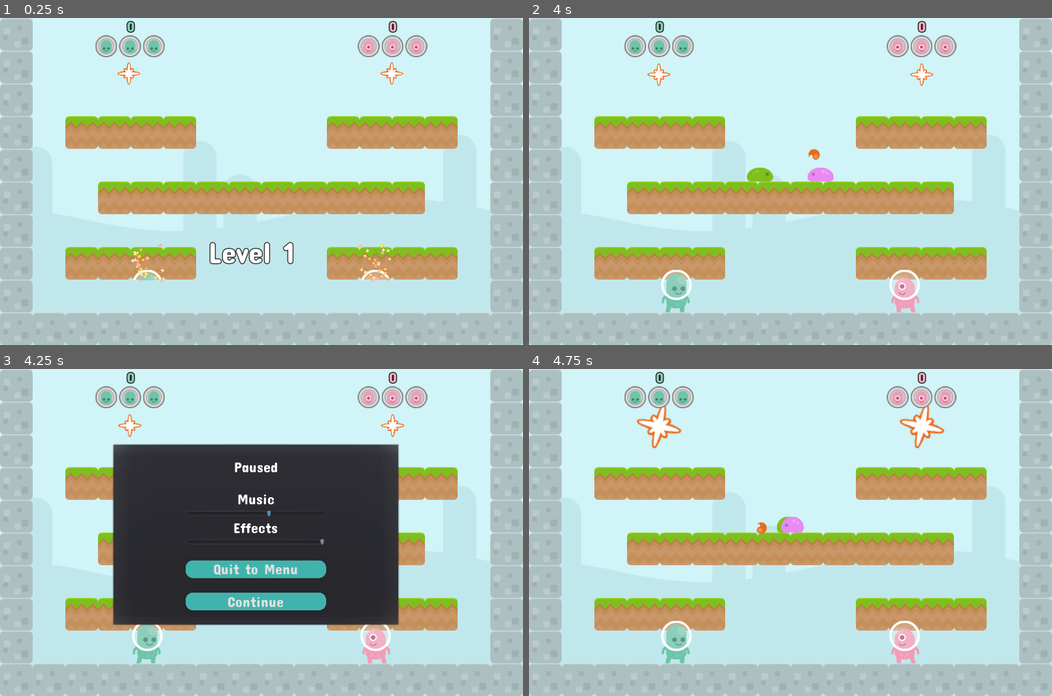
Above: before the commit, frames 1-4 (two rows, left to right).
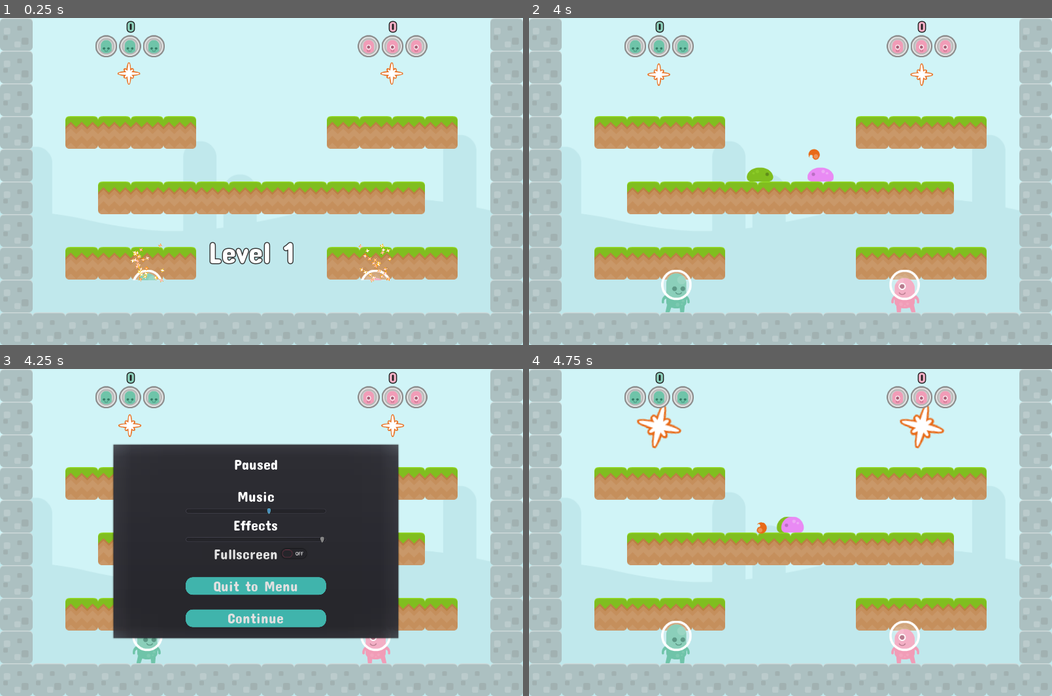
Above: after the commit, the same moments.

Repository: doctor-g/AltNaGaDeMon2021
Game: Godot game, scene res://World/World.tscn
The game is run twice, just before and just after one commit, with the same random seed, the same clock (stepped at 60 frames per second) and the same inputs.
Inputs:
- Up to frame 1 (0.25 s): no input
- Up to frame 2 (4 s): no input
- Up to frame 3 (4.25 s): tap P (pause) at 4.15 s
- Up to frame 4 (4.75 s): click "Continue" at 4.25 s

Frames 1-2 are identical in both runs. In frame 3, 8.2% of the frame differs, in the area x 21-77%, y 27-83%; in frame 4, nothing differs.

Commit message:
Add fullscreen toggle
Fixes #19

Diff:
--- a/project/Common/ui_theme.tres
+++ b/project/Common/ui_theme.tres
@@ -34,14 +34,44 @@
 corner_radius_bottom_right = 15
 corner_radius_bottom_left = 15
 
-[sub_resource type="DynamicFont" id=1]
+[sub_resource type="StyleBoxFlat" id=7]
+bg_color = Color( 0.160784, 0.160784, 0.180392, 1 )
+border_width_left = 2
+border_width_top = 2
+border_width_right = 2
+border_width_bottom = 2
+border_color = Color( 0.815686, 0.956863, 0.968627, 1 )
+corner_radius_top_left = 15
+corner_radius_top_right = 15
+corner_radius_bottom_right = 15
+corner_radius_bottom_left = 15
+
+[sub_resource type="StyleBoxFlat" id=8]
+bg_color = Color( 0.267, 0.267, 0.3, 1 )
+corner_radius_top_left = 15
+corner_radius_top_right = 15
+corner_radius_bottom_right = 15
+corner_radius_bottom_left = 15
+
+[sub_resource type="StyleBoxFlat" id=6]
+bg_color = Color( 0.160784, 0.160784, 0.180392, 1 )
+
+[sub_resource type="StyleBoxFlat" id=9]
+bg_color = Color( 0.160784, 0.160784, 0.180392, 1 )
+
+[sub_resource type="DynamicFont" id=10]
+resource_local_to_scene = true
 size = 32
 extra_spacing_bottom = 12
 font_data = ExtResource( 1 )
 
 [resource]
-default_font = SubResource( 1 )
+default_font = SubResource( 10 )
 Button/styles/focus = SubResource( 2 )
 Button/styles/hover = SubResource( 3 )
 Button/styles/normal = SubResource( 4 )
 Button/styles/pressed = SubResource( 5 )
+CheckButton/styles/focus = SubResource( 7 )
+CheckButton/styles/hover = SubResource( 8 )
+CheckButton/styles/normal = SubResource( 6 )
+CheckButton/styles/pressed = SubResource( 9 )
--- a/project/Screens/MainMenu.tscn
+++ b/project/Screens/MainMenu.tscn
@@ -126,7 +126,7 @@
 margin_top = 112.0
 margin_right = 204.0
 margin_bottom = 150.0
-text = "Audio Options"
+text = "Options"
 
 [node name="QuitButton" type="Button" parent="ButtonBox"]
 margin_top = 162.0
--- a/project/UI/GameOptions.gd
+++ b/project/UI/GameOptions.gd
@@ -4,10 +4,12 @@
 onready var _music_slider := $MusicVolume
 onready var _sfx_bus := AudioServer.get_bus_index("SFX")
 onready var _sfx_slider := $SFXVolume
+onready var _fullscreen_checkbox := $FullscreenCheckbox
 
 func _ready():
 	_music_slider.value = db2linear(AudioServer.get_bus_volume_db(_music_bus))
 	_sfx_slider.value = db2linear(AudioServer.get_bus_volume_db(_sfx_bus))
+	_fullscreen_checkbox.pressed = OS.window_fullscreen
 
 
 func _on_MusicVolume_value_changed(value:float)->void:
@@ -16,3 +18,7 @@
 
 func _on_SFXVolume_value_changed(value:float)->void:
 	AudioServer.set_bus_volume_db(_sfx_bus, linear2db(value))
+
+
+func _on_FullscreenCheckbox_toggled(button_pressed):
+	OS.window_fullscreen = button_pressed
--- a/project/UI/GameOptions.tscn
+++ b/project/UI/GameOptions.tscn
@@ -45,5 +45,14 @@
 "_edit_use_anchors_": false
 }
 
+[node name="FullscreenCheckbox" type="CheckButton" parent="."]
+margin_left = 483.0
+margin_top = 76.0
+margin_right = 637.0
+margin_bottom = 116.0
+size_flags_horizontal = 4
+text = "  Fullscreen"
+
 [connection signal="value_changed" from="MusicVolume" to="." method="_on_MusicVolume_value_changed"]
 [connection signal="value_changed" from="SFXVolume" to="." method="_on_SFXVolume_value_changed"]
+[connection signal="toggled" from="FullscreenCheckbox" to="." method="_on_FullscreenCheckbox_toggled"]
--- a/project/UI/OptionsMenu.tscn
+++ b/project/UI/OptionsMenu.tscn
@@ -28,17 +28,17 @@
 }
 
 [node name="VBoxContainer" type="VBoxContainer" parent="CenterContainer"]
-margin_left = 188.0
-margin_top = 41.0
-margin_right = 380.0
-margin_bottom = 301.0
+margin_left = 167.0
+margin_top = 20.0
+margin_right = 400.0
+margin_bottom = 322.0
 custom_constants/separation = 32
 __meta__ = {
 "_edit_use_anchors_": false
 }
 
 [node name="Label" type="Label" parent="CenterContainer/VBoxContainer"]
-margin_right = 105.0
+margin_right = 233.0
 margin_bottom = 38.0
 text = "Audio Options"
 align = 1
@@ -47,15 +47,15 @@
 anchor_right = 0.0
 anchor_bottom = 0.0
 margin_top = 70.0
-margin_right = 105.0
-margin_bottom = 190.0
+margin_right = 233.0
+margin_bottom = 232.0
 size_flags_vertical = 3
 alignment = 1
 
 [node name="OkButton" type="Button" parent="CenterContainer/VBoxContainer"]
-margin_top = 222.0
-margin_right = 105.0
-margin_bottom = 266.0
+margin_top = 264.0
+margin_right = 233.0
+margin_bottom = 302.0
 text = "OK"
 
 [connection signal="pressed" from="CenterContainer/VBoxContainer/OkButton" to="." method="_on_OkButton_pressed"]
--- a/project/UI/PauseMenu.tscn
+++ b/project/UI/PauseMenu.tscn
@@ -11,6 +11,7 @@
 anchor_top = 0.227143
 anchor_right = 0.764286
 anchor_bottom = 0.785714
+margin_bottom = 29.0004
 theme = ExtResource( 1 )
 script = ExtResource( 2 )
 __meta__ = {
@@ -30,9 +31,8 @@
 
 [node name="VBoxContainer" type="VBoxContainer" parent="CenterContainer"]
 margin_left = 134.0
-margin_top = 6.0
 margin_right = 434.0
-margin_bottom = 336.0
+margin_bottom = 372.0
 rect_min_size = Vector2( 300, 0 )
 custom_constants/separation = 32
 __meta__ = {
@@ -50,23 +50,23 @@
 anchor_bottom = 0.0
 margin_top = 70.0
 margin_right = 300.0
-margin_bottom = 190.0
+margin_bottom = 232.0
 size_flags_vertical = 3
 alignment = 1
 
 [node name="QuitButton" type="Button" parent="CenterContainer/VBoxContainer"]
-margin_top = 222.0
+margin_top = 264.0
 margin_right = 300.0
-margin_bottom = 260.0
+margin_bottom = 302.0
 text = "Quit to Menu"
 __meta__ = {
 "_edit_use_anchors_": false
 }
 
 [node name="ContinueButton" type="Button" parent="CenterContainer/VBoxContainer"]
-margin_top = 292.0
+margin_top = 334.0
 margin_right = 300.0
-margin_bottom = 330.0
+margin_bottom = 372.0
 text = "Continue"
 
 [connection signal="pressed" from="CenterContainer/VBoxContainer/QuitButton" to="." method="_on_QuitButton_pressed"]
Not shown: 1 places in project/Common/ui_theme.tres that only renumber resources
